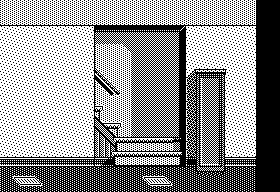
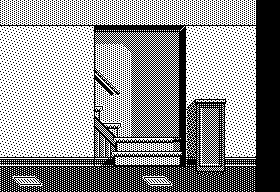
Comparing the layer stacks of the two 280 x 192 images. Changes:
painted on "Pasted Layer" over (x1=187, y1=69, x2=226, y2=108)
